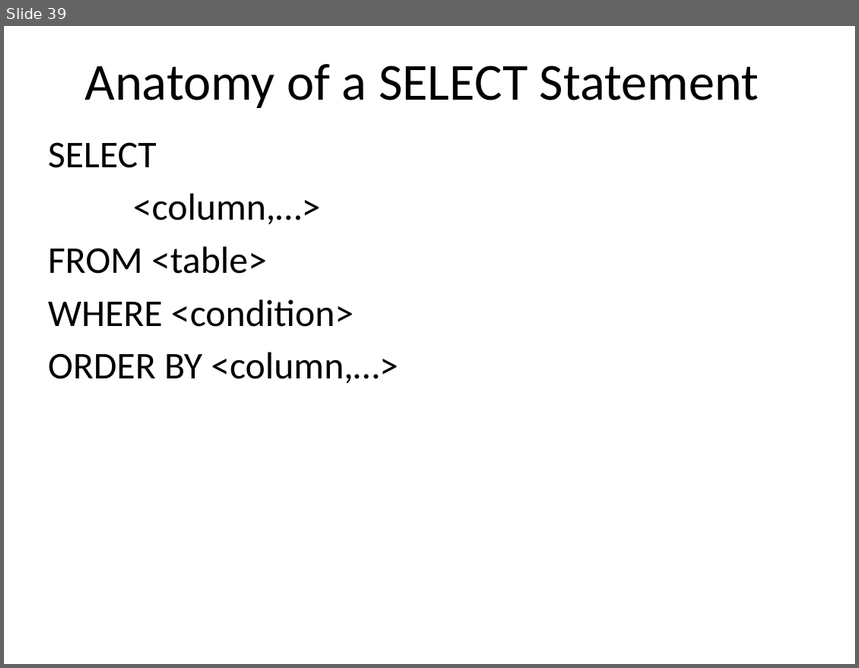
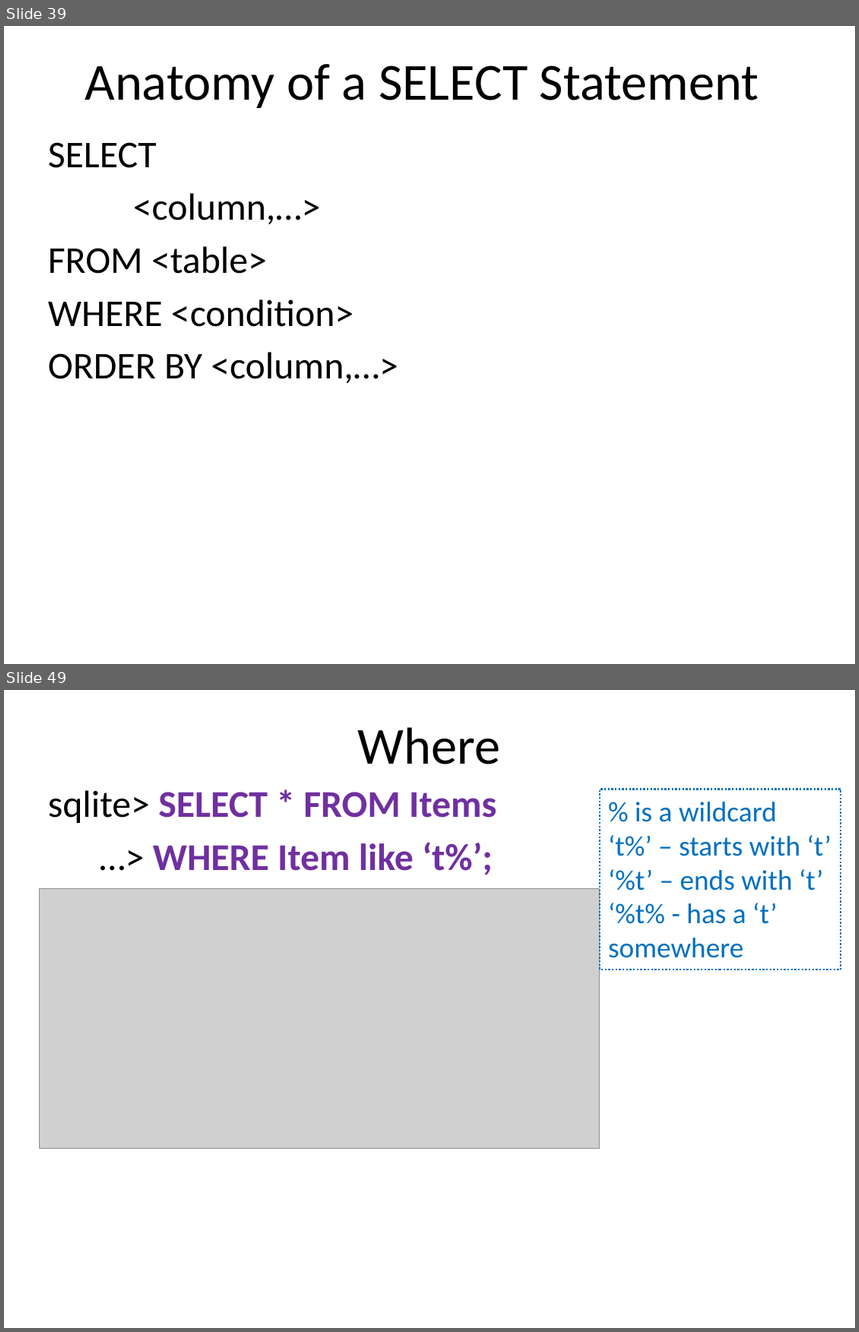
Before and after one commit to dykebert/GDI_Database_Training, a slide deck: Introduction to Databases and SQL.pptx. Shown one above the other, each under a label of ours: slide 39 before the commit, slides 39 and 49 after it; the slides between them are not shown. The pictures are 859x668 and 859x1332 pixels, drawn with LibreOffice and Linux fonts; fonts in the diff are those of the drawing; grey boxes stand for pictures. Boxes give left, top, right and bottom in pixels: in the first picture for what was removed or moved away, otherwise in the second. Text is boxed around its words. In the diff, an @@ line names an element or a change of style, - is before the commit and + after.

Commit message:
latest files with sqlite download

```diff
--- a/Introduction to Databases and SQL.pptx
+++ b/Introduction to Databases and SQL.pptx
@@ slide 49 added at (4,690,855,1328), background #FFFFFF @@
@@ title added at (358,727,501,764), 44 pt, text #000000 @@
+Where
@@ text added at (48,790,496,875), 32 pt, text #7030A0, bold @@
+sqlite> SELECT * FROM Items
+…> WHERE Item like ‘t%’;
@@ rectangle added at (600,790,841,970), outline #0070C0 1.5 pt dashed, 24 pt, text #0070C0 @@
+% is a wildcard
+‘t%’ – starts with ‘t’
+‘%t’ – ends with ‘t’
+‘%t% - has a ‘t’
+somewhere
@@ picture added at (40,888,600,1149) @@
```
Also in this commit, not shown: 4 slides changed, 5 other slides added, 2 other files.
